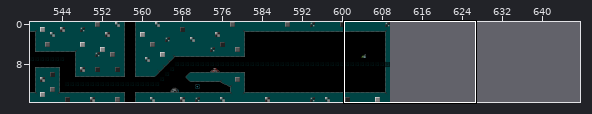
A Tiled map gets an edit: data/tiled/level1.tmx. The first picture is a wide view before the edit; the outline marks the close-up.
Close-up. Before the commit:
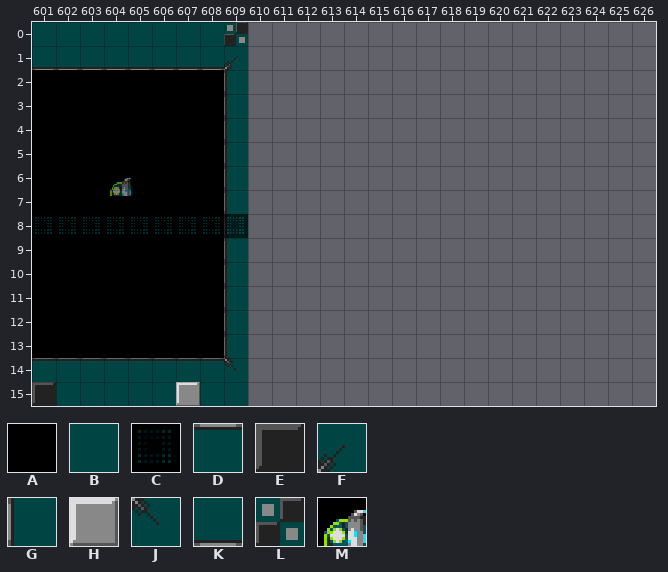
Cells are 16x16 px. Shown: x 601..626, y 0..15. The commit also changed other parts of the map, which this record leaves out. The old version is drawn lined up with the new one.
Key: from "NEON_World": A 0, B 13, C 14, D 16, E 19, F 34, G 35, H 39, J 54, K 56, L 96, M 218.
_ is an empty cell.
Objects are placed by their top-left corner, in cells (3,4 is the top-left corner of cell 3,4); size is 1x1 cell unless given.
Layer "playfield layer" before, first column x 601:
 0 BBBBBBBBL_________________
 1 KKKKKKKKF_________________
 2 AAAAAAAAG_________________
 3 AAAAAAAAG_________________
 4 AAAAAAAAG_________________
 5 AAAAAAAAG_________________
 6 AAAAAAAAG_________________
 7 AAAAAAAAG_________________
 8 AAAAAAAAG_________________
 9 AAAAAAAAG_________________
10 AAAAAAAAG_________________
11 AAAAAAAAG_________________
12 AAAAAAAAG_________________
13 AAAAAAAAG_________________
14 DDDDDDDDJ_________________
15 EBBBBBHBB_________________
Layer "respawn layer" before, first column x 601:
 0 __________________________
 1 __________________________
 2 __________________________
 3 __________________________
 4 __________________________
 5 __________________________
 6 __________________________
 7 __________________________
 8 CCCCCCCCC_________________
 9 __________________________
10 __________________________
11 __________________________
12 __________________________
13 __________________________
14 __________________________
15 __________________________
Objects on layer "enemies layer" before:
M at 604.1,6.2
Once edited:
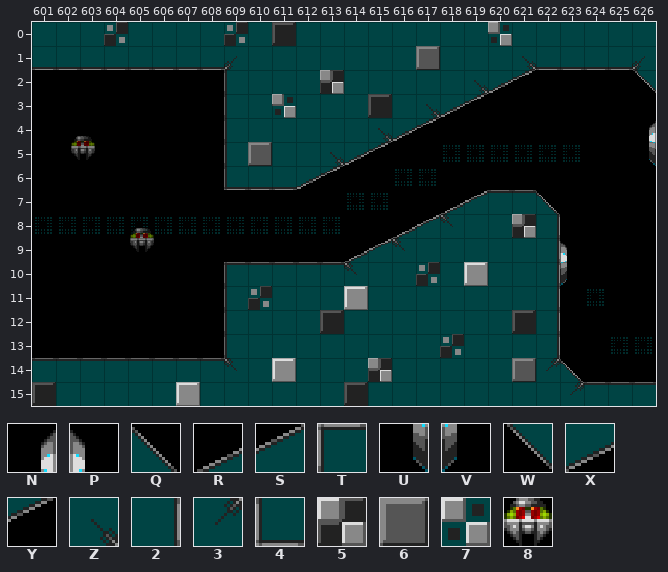
Further tiles: from "NEON_World": N 3, P 4, Q 8, R 9, S 10, T 15, U 23, V 24, W 27, X 31, Y 32, Z 33, 2 37, 3 53, 4 55, 5 58, 6 59, 7 117, 8 160.
See-through tiles are keyed as they look on the map.
Changes in this commit:
map size 610x16 -> 670x16 cells
Layer "playfield layer":
The edit adds tile 2 in rows 8 to 13 at x 622.
The edit adds tile 3 in row 14 at x 622; in row 15 at x 623.
Tile G gives way to tile 4 in row 6 at x 609.
The edit adds tile 5 in row 2 at x 613; in row 8 at x 621; in row 14 at x 615.
The edit adds tile 6 in row 1 at x 617; in row 5 at x 610; in row 14 at x 621.
The edit adds tile 7 in row 0 at x 620; in row 3 at x 611.
Tile G gives way to tile A in rows 7 to 9 at x 609.
The edit adds tile A in row 2 at x 622 to 625; in row 3 at x 620 to 626; in row 4 at x 618 to 625; in row 5 at x 616 to 625; in row 6 at x 614 to 626; in row 7 at x 610 to 617 and 623 to 626.
The edit adds tile A in row 8 at x 610 to 615 and 623 to 626; in row 9 at x 610 to 613 and 624 to 626; in row 10 at x 624 to 626; in rows 11 to 13 at x 623 to 626; in row 14 at x 624 to 626.
The edit adds tile B in row 0 at x 610, 612 to 619 and 621 to 626; in row 1 at x 610 to 616 and 618 to 620; in row 2 at x 610 to 612 and 614 to 618; in row 3 at x 610, 612 to 614 and 616; in row 4 at x 610 to 614; in row 5 at x 611 to 612.
The edit adds tile B in row 8 at x 619 to 620; in row 9 at x 617 to 621; in row 10 at x 615 to 616, 618 and 620 to 621; in row 11 at x 611 to 613 and 615 to 621; in row 12 at x 610 to 612 and 614 to 620; in row 13 at x 610 to 617 and 619 to 621.
The edit adds tile B in row 14 at x 610, 612 to 614 and 616 to 620; in row 15 at x 610 to 613 and 615 to 622.
The edit adds tile D in row 7 at x 620 to 621; in row 10 at x 610 to 613; in row 15 at x 624 to 626.
The edit adds tile E in row 0 at x 611; in row 3 at x 615; in row 12 at x 613 and 621; in row 15 at x 614.
The edit adds tile F in row 1 at x 626.
The edit adds tile H in row 10 at x 619; in row 11 at x 614; in row 14 at x 611.
The edit adds tile J in row 8 at x 618; in row 9 at x 616; in row 10 at x 614.
The edit adds tile K in row 1 at x 622 to 625; in row 6 at x 610 to 611.
Tile B gives way to tile L in row 0 at x 604.
The edit adds tile L in row 10 at x 617; in row 11 at x 610; in row 13 at x 618.
The edit adds tile N in row 4 at x 626.
The edit adds tile P in row 9 at x 623.
The edit adds tile Q in row 7 at x 622; in row 14 at x 623.
The edit adds tile R in row 7 at x 618; in row 8 at x 616; in row 9 at x 614.
The edit adds tile S in row 7 at x 619; in row 8 at x 617; in row 9 at x 615.
Tile G gives way to tile T in row 10 at x 609.
The edit adds tile U in row 5 at x 626.
The edit adds tile V in row 10 at x 623.
The edit adds tile W in row 2 at x 626.
The edit adds tile X in row 2 at x 620; in row 3 at x 618; in row 4 at x 616; in row 5 at x 614; in row 6 at x 612.
The edit adds tile Y in row 2 at x 621; in row 3 at x 619; in row 4 at x 617; in row 5 at x 615; in row 6 at x 613.
The edit adds tile Z in row 1 at x 621; in row 2 at x 619; in row 3 at x 617; in row 4 at x 615; in row 5 at x 613.
Layer "respawn layer":
The edit adds tile C in row 5 at x 618 to 623; in row 6 at x 616 to 617; in row 7 at x 614 to 615; in row 8 at x 610 to 613; in row 11 at x 624; in row 13 at x 625 to 626.
Layer "enemies layer":
Object M at 604.1,6.2 moves outside this view.
A new object: 8 at 602.6,4.8.
A new object: 8 at 605.1,8.6.
Changed places in both close-ups, as pixel boxes (x1, y1, x2, y2):
changed: (104, 22, 128, 46)
changed: (224, 22, 656, 406)
added: (71, 136, 95, 160)
old place: (110, 178, 131, 196)
added: (130, 228, 154, 252)
